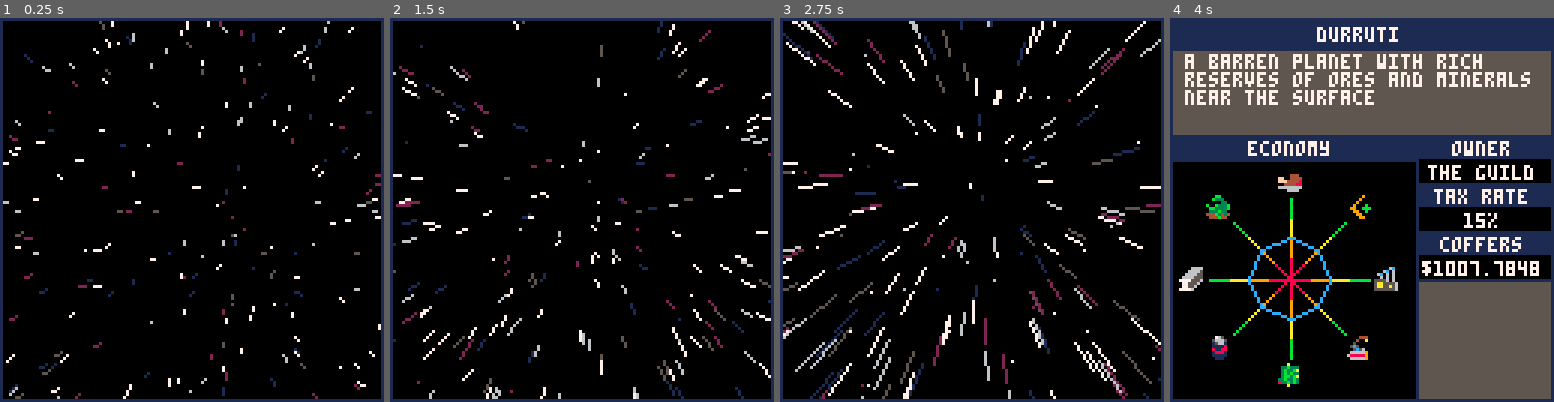
Above: before the commit, frames 1-4 (left to right).
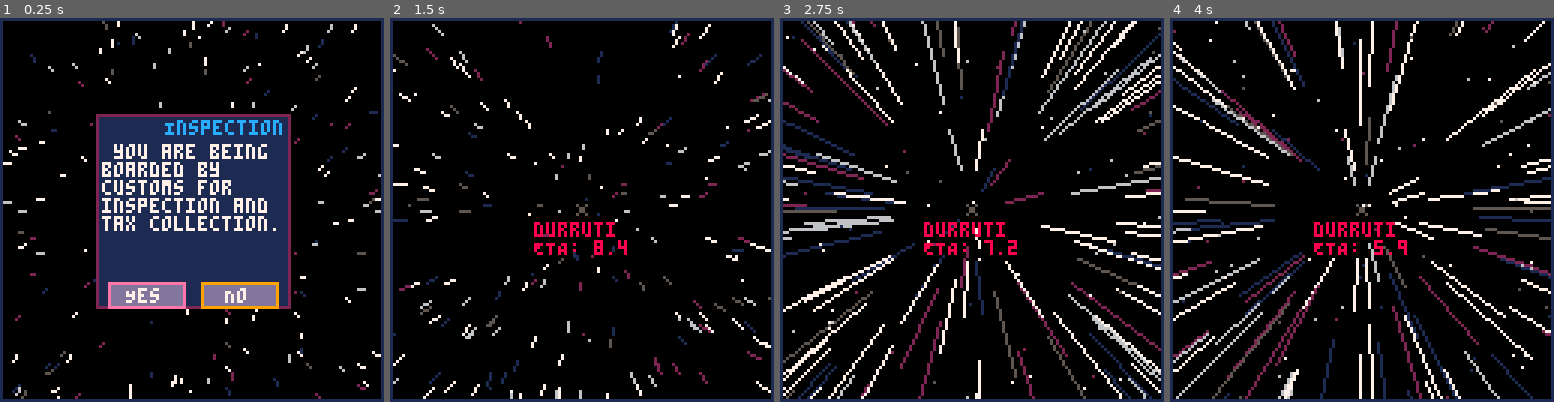
Above: after the commit, the same moments.

Repository: Sewerbird/Picotrader
Game: PICO-8 cartridge picotrade.p8
The game is run twice, just before and just after one commit, with the same random seed, the same clock (stepped at 60 frames per second) and the same inputs.
Inputs:
- Up to frame 1 (0.25 s): no input
- Up to frame 2 (1.5 s): tap O (Z key) at 0.33, 0.7, 1.43 s; tap X (X key) at 1.07 s
- Up to frame 3 (2.75 s): hold Left 1.97-2.37 s; tap X (X key) at 2.07, 2.4, 2.73 s; tap O (Z key) at 2.22 s; hold Down from 2.42 s (still down)
- Up to frame 4 (4 s): release Down at 2.82 s; hold Right 2.87-3.53 s; tap X (X key) at 3.07, 3.4, 3.73 s; tap O (Z key) at 3.1, 3.98 s; hold Up from 3.58 s (still down)

The runs differ from the first frame. In frame 1, 29% of the frame differs, in the area x 1-100%, y 0-100%; in frame 2, 7.3%; in frame 3, 19%; in frame 4, 61%, in the area x 0-100%, y 0-100%.

Commit message:
Before refactoring interface popping

Diff:
--- a/gamestate.lua
+++ b/gamestate.lua
@@ -19,7 +19,8 @@
     day_of_simulation = 0,
     current_planet_scene = "warpspace",
     destination_planet_scene = "durruti",
-    active_interface = "root_interface",
+    active_interface = "popup_dialog",
+    active_interfaces = {},
     player = {
       storage_remaining = 100,
       wallet_balance = 100,
@@ -92,7 +93,7 @@
     },
     warpspace = {
       ticker = 0,
-      travel_time = 120, --ticks
+      travel_time = 300, --ticks
       speed = 40,
       picture = {
         c_x= 64, c_y= 64,
@@ -110,6 +111,7 @@
     map_interface = map_interface("durruti"),
     info_interface = info_interface("durruti"),
     ship_interface = ship_interface("durruti"),
+    popup_dialog = popup_dialog("yesno","Inspection","you are being boarded by customs for inspection and tax collection.","root_interface"),
     news_ticker = {
       scroll_x = -127,
       news = "Welcome aboard, trader: the world is at your fingertips"
@@ -285,3 +287,15 @@
   game_state[planet].business[trade_good].buy_price = today_buy
   game_state[planet].business[trade_good].sell_price = today_sell
 end
+
+function push_interface(interface)
+  add(game_state.active_interfaces, interface)
+end
+
+function pop_interface()
+  del(game_state.active_interfaces, game_state.active_interfaces[#game_state.active_interfaces])
+end
+
+function active_interface()
+  return game_state.active_interfaces[#game_state.active_interfaces]
+end
--- a/gfx.lua
+++ b/gfx.lua
@@ -19,6 +19,96 @@
   if(game_state.active_interface == 'info_interface') then
     game_state.info_interface:draw()
   end
+end
+
+function popup_dialog(type, title, text, parent_interface)
+  local title = title
+  local l_x = 32
+  local t_y = 32
+  local w = 64
+  local c_x = l_x+w/2
+  local h = 64
+  local b_o = 3
+  local b_h = 8
+  local b_w = 25
+  local title_w = #title * 4
+  local settings = {
+  }
+  local result = {
+    active = true,
+    type = type,
+    title = title,
+    text = text,
+    entry_splat = type == "yesno" and "yes" or "ok",
+    current_splat = type == "yesno" and "yes" or "ok",
+    settings = settings,
+    draw = function(dialog)
+      --Background
+      rectfill(l_x,t_y,l_x+w,t_y+h,1)
+      --Title
+      print(title, l_x+w-title_w-1, t_y+2,12)
+      --Textarea
+      print_text_in_rect(text, l_x+2,t_y+10,l_x+w,t_y+6+h,7)
+      --Border
+      rect(l_x,t_y,l_x+w,t_y+h,2)
+      --Buttons
+      if dialog.type == "yesno" then
+        -- # Either/Or Dialog
+        rectfill(c_x-b_w-b_o, t_y+h-b_h,c_x-b_o,t_y+h,13)
+        rect(c_x-b_w-b_o, t_y+h-b_h,c_x-b_o,t_y+h,9)
+        print_centered_text_in_rect("Yes",c_x-b_w-b_o, t_y+h-b_h,c_x-b_o,t_y+h,7)
+        rectfill(c_x+b_o, t_y+h-b_h,c_x+b_w+b_o,t_y+h,13)
+        rect(c_x+b_o, t_y+h-b_h,c_x+b_w+b_o,t_y+h,9)
+        print_centered_text_in_rect("No",c_x+b_o,t_y+h-b_h,c_x+b_w+b_o,t_y+h,7)
+      else
+        -- # Acknowledgement Dialog
+        rectfill(c_x-b_w/2, t_y+h-b_h,c_x+b_w/2,t_y+h,13)
+        rect(c_x-b_w/2, t_y+h-b_h,c_x+b_w/2,t_y+h,9)
+        print_centered_text_in_rect("Okay",c_x-b_w/2, t_y+h-b_h,c_x+b_w/2,t_y+h,9)
+      end
+      --## Active Splat
+      local cursor = dialog.splats[dialog.current_splat]
+      if(cursor) then
+        rect(cursor.x, cursor.y, cursor.x + cursor.w, cursor.y + cursor.h, 14)
+      end
+    end
+  }
+  result.splats_ok = {
+    ["ok"] = {
+      x = c_x-b_w/2, y= t_y+h-b_h, w = b_w, h= b_h,
+      execute = function()
+        printh("ACKNOWLEDGED")
+        game_state.popup_dialog.active = false
+        game_state.active_interface = parent_interface
+      end
+    }
+  }
+  result.splats_yesno = {
+    ["yes"] = {
+      x = c_x-b_w-b_o, y= t_y+h-b_h, w = b_w, h= b_h,
+      right = "no",
+      execute = function()
+        printh("YES")
+        game_state.popup_dialog.active = false
+        game_state.active_interface = parent_interface
+      end
+    },
+    ["no"] = {
+      x = c_x+b_o, y= t_y+h-b_h, w = b_w, h= b_h,
+      left = "yes",
+      execute = function()
+        printh("NO")
+        game_state.popup_dialog.active = false
+        game_state.active_interface = parent_interface
+      end
+    }
+  }
+  if type == "yesno" then
+    result.splats = result.splats_yesno
+  else
+    result.splats = result.splats_ok
+  end
+  return result
 end
 
 function draw_planet_scene(scene)
@@ -64,9 +154,7 @@
   local duration = game_state.warpspace.travel_time
   local c_x = game_state.warpspace.picture.c_x
   local c_y = game_state.warpspace.picture.c_y
-  game_state.warpspace.picture.c_x = clamp(c_x + rnd(8)-4,32,96)
-  game_state.warpspace.picture.c_y = clamp(c_y + rnd(8)-4,32,96)
-  local speed = ease_in_out(game_state.warpspace.ticker/(duration), game_state.warpspace.speed, 0)
+  local speed = ease_in_out_linger(game_state.warpspace.ticker/(duration), game_state.warpspace.speed, 1, 0.6)
   for i=1,#game_state.warpspace.picture.stars do
     local star = game_state.warpspace.picture.stars[i]
     --check if off screen
@@ -82,6 +170,8 @@
       line(star.x,star.y,star.x-dx,star.y-dy,star.c)
     end
   end
+  print(""..game_state.destination_planet_scene.."\nETA: "..(flr((game_state.warpspace.travel_time-game_state.warpspace.ticker)/3)/10),c_x-16,c_y+4,8)
+  spr(0,c_x-4,c_y-4)
 end
 
 function draw_balance()
@@ -469,15 +559,25 @@
         --TODO Show extra info about the planet before assuming we're travelling to it
         --TODO Add travel events between planets
         --Do next turn, and arrive at destination
-        advance_simulation()
-        game_state.current_planet_scene="warpspace"
-        game_state.destination_planet_scene= key
-        game_state.trade_interface = purchase_interface(key)
-        game_state.root_interface = root_interface(key)
-        game_state.map_interface = map_interface(key)
-        game_state.info_interface = info_interface(key)
-        game_state.active_interface = "root_interface"
-        game_state[game_state.active_interface].current_splat = "map"
+        local here = planet_info[game_state.current_planet_scene]
+        printh("Here is "..game_state.current_planet_scene)
+        printh("There is "..key)
+        local warp_distance = dist(planet_info[key].map_x, planet_info[key].map_y, here.map_x, here.map_y)
+        game_state.popup_dialog = popup_dialog("yesno","Travel?","Travel to "..key.." will take "..flr(warp_distance), "map_interface")
+        game_state.active_interface = "popup_dialog"
+        if false then
+          printh("Warp distance is "..warp_distance)
+          game_state.warpspace.travel_time = warp_distance
+          advance_simulation()
+          game_state.current_planet_scene="warpspace"
+          game_state.destination_planet_scene= key
+          game_state.trade_interface = purchase_interface(key)
+          game_state.root_interface = root_interface(key)
+          game_state.map_interface = map_interface(key)
+          game_state.info_interface = info_interface(key)
+          game_state.active_interface = "root_interface"
+          game_state[game_state.active_interface].current_splat = "map"
+        end
       end
     }
   end
--- a/lib.lua
+++ b/lib.lua
@@ -1,4 +1,8 @@
 -- LIBRARY
+
+function dist(x1,y1,x2,y2)
+  return (x2-x1)^2+(y2-y1)^2
+end
 
 function times(func,cnt,with)
   local result = {}
@@ -58,6 +62,17 @@
   end
 end
 
+function ease_in_out_linger(input, start,max,linger)
+  local ramp = (1-linger)/2
+  if input < ramp then
+    return ease_in(input/ramp, start, max)
+  elseif input > (1-ramp) then
+    return ease_in((input-(1-ramp))/ramp, max, start)
+  else
+    return max
+  end
+end
+
 function mod(a,b)
   local q = flr(a/b)
   return a - (q*b)
@@ -79,3 +94,43 @@
   --rect(x1,y1,x2,y2,7) --Debug rect
   print(text, c_x - w/2, c_y, col)
 end
+
+_memo_wrapped_strings = {}
+function wrap_string(string, w)
+  if _memo_wrapped_strings[string] then return _wrapped_strings[string] end
+  local token = ""
+  local tokens = {}
+  for i=1,#string do
+    local char = sub(string,i,i)
+    if char == ' ' then
+      add(tokens, token)
+      token = ""
+    elseif char ~= ' ' then
+      token = token..char
+    end
+  end
+  add(tokens, token)
+  local result = ""
+  local curr_width = 0
+  for token in all(tokens) do
+    local token_width = #token * 4
+    if token_width > w then
+      result = result .. "\n" .. token
+      curr_width = token_width
+    elseif curr_width + token_width > w then
+      result = result .. "\n" .. token
+      curr_width = token_width
+    else
+      result = result .. " " .. token
+      curr_width += 4+token_width
+    end
+  end
+  return result
+end
+
+function print_text_in_rect(text, x1, y1, x2, y2, col)
+  local max_w = x2-x1
+  local max_c = flr(max_w/4)
+  local lines = ceil(#text/max_c)
+  print(wrap_string(text, max_w),x1,y1,col)
+end
--- a/picotrade.p8
+++ b/picotrade.p8
@@ -26,6 +26,7 @@
   end
   --Border
 	rect(0,0,127,127,1)
+  if game_state.popup_dialog.active then game_state.popup_dialog:draw() end
 end
 
 function _update()
